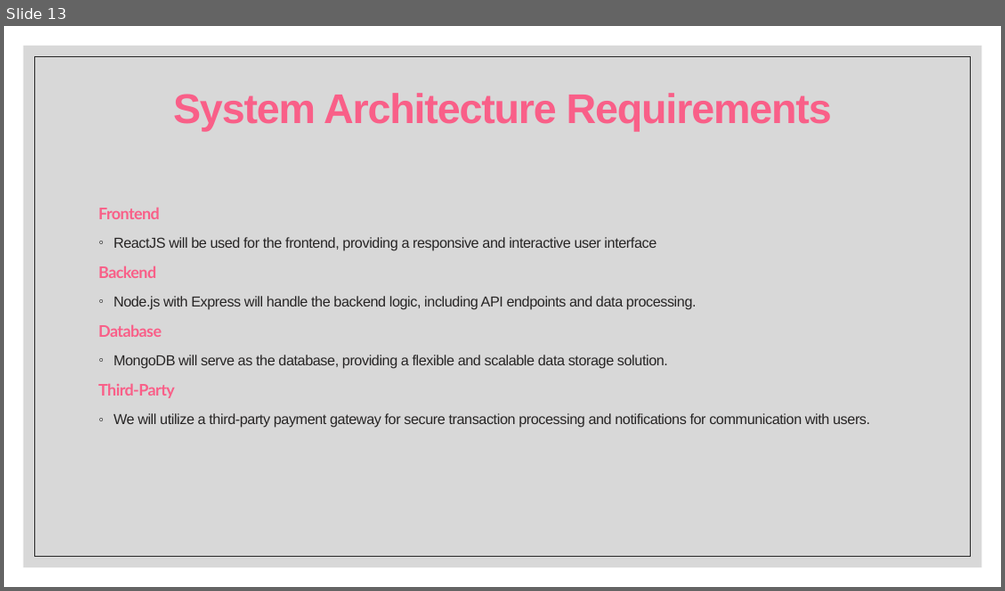
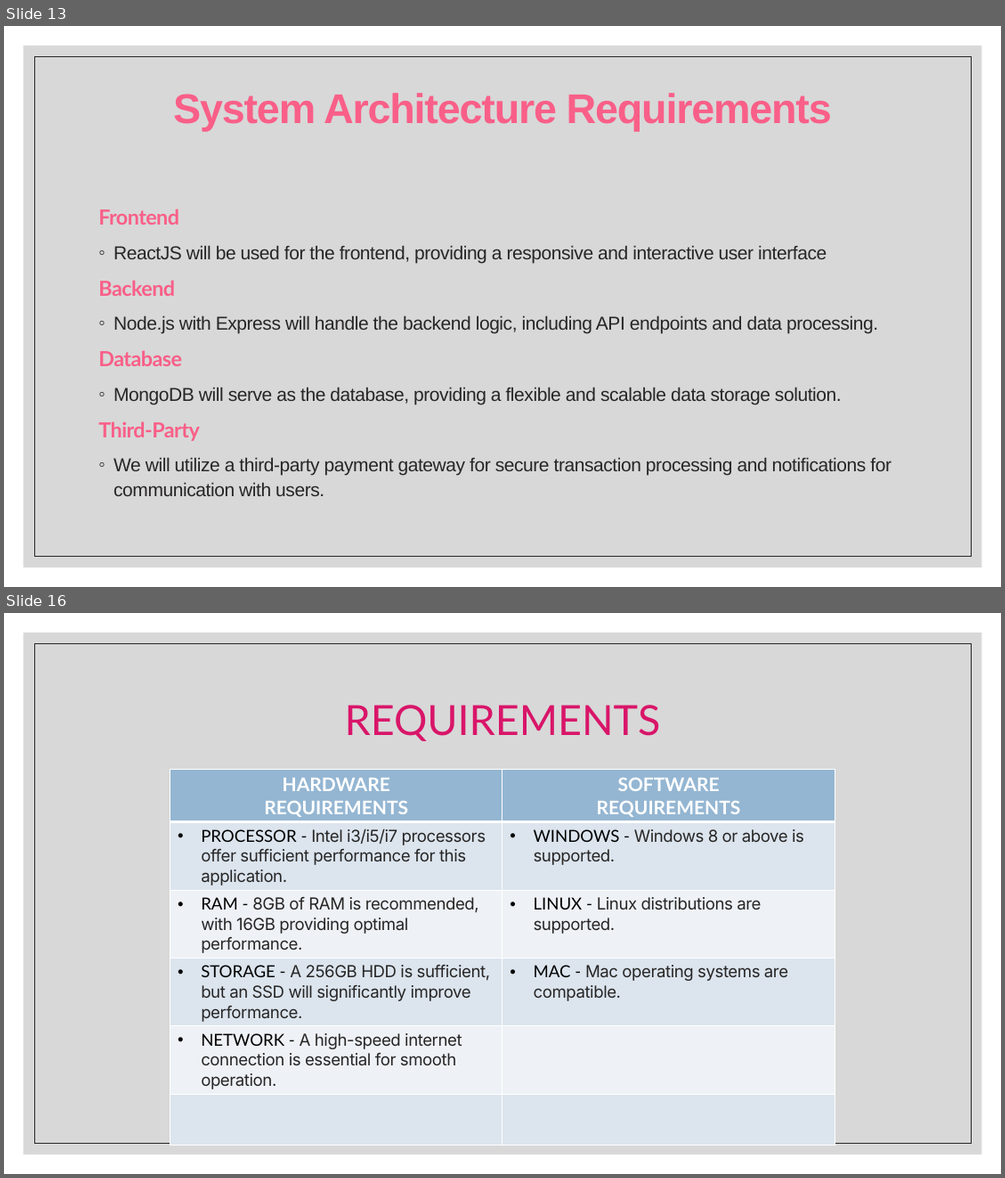
Before and after one commit to ajaykn04/SwiftBuy, a slide deck: The Future of Online Shopping.pptx. Shown one above the other, each under a label of ours: slide 13 before the commit, slides 13 and 16 after it; the slides between them are not shown. The pictures are 1005x591 and 1005x1178 pixels, drawn with LibreOffice and Linux fonts; fonts in the diff are those of the drawing. Boxes give left, top, right and bottom in pixels: in the first picture for what was removed or moved away, otherwise in the second. Text is boxed around its words. In the diff, an @@ line names an element or a change of style, - is before the commit and + after.

```diff
--- a/The Future of Online Shopping.pptx
+++ b/The Future of Online Shopping.pptx
@@ slide 16 added at box(4, 613, 1001, 1174), background #FFFFFF; not listed: 2 template elements that a slide beside it also shows @@
@@ title added at box(345, 705, 661, 741), 40 pt, text #D91569 @@
+REQUIREMENTS
@@ table added at box(170, 770, 834, 1093), 6 rows, 2 columns @@
+HARDWARE / REQUIREMENTS | SOFTWARE / REQUIREMENTS
+PROCESSOR - Intel i3/i5/i7 processors offer sufficient performance for this application. | WINDOWS - Windows 8 or above is supported.
+RAM - 8GB of RAM is recommended, with 16GB providing optimal performance. | LINUX - Linux distributions are supported.
+STORAGE - A 256GB HDD is sufficient, but an SSD will significantly improve performance. | MAC - Mac operating systems are compatible.
+NETWORK - A high-speed internet connection is essential for smooth operation. | 
+ | 
@@ slide 13 changed as well @@
@@ rectangle at box(34, 56, 971, 556): outline #262626 0.51 pt to #262626 0.5 pt @@
@@ text "Frontend" at box(98, 208, 891, 496): size 15.4 to 20 pt in "Frontend", "Backend", "Database", "Third-Party"; size 13.9 to 18 pt @@
```
Also in this commit, not shown: 14 other slides changed, 1 other slide added, 3 slides removed.
